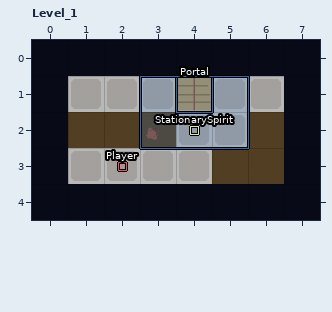
LDtk project, stored at assets/level-test.ldtk. The picture above was drawn from the file before the commit.
Cells are 64x64 px. Shown: Level_1 x 0..7, y 0..4. The commit also changed other parts of the map, which this record leaves out.
The same view after the edit:
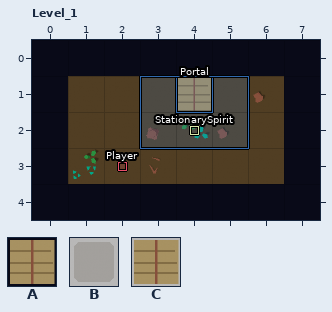
Key: from "Tileset": A 23, B 32, C 32 under 23.
_ is an empty cell.
Diff:
Layer "UpperLayerTiles":
y 1: x 1..6 BBBCBB -> ___A__
y 2: x 4..5 BB -> __
y 3: x 1..4 BBBB -> ____
Boxes around the changes in both pictures, in picture pixels (x1, y1, x2, y2):
changed: (68, 76, 284, 184)
